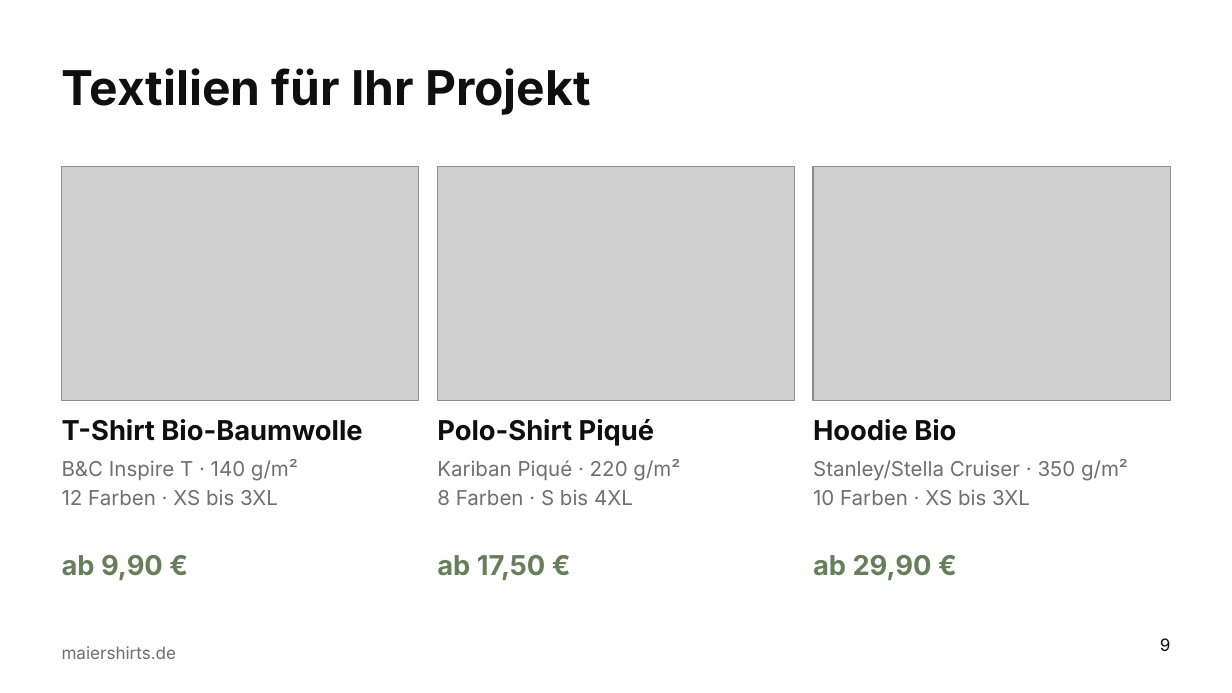
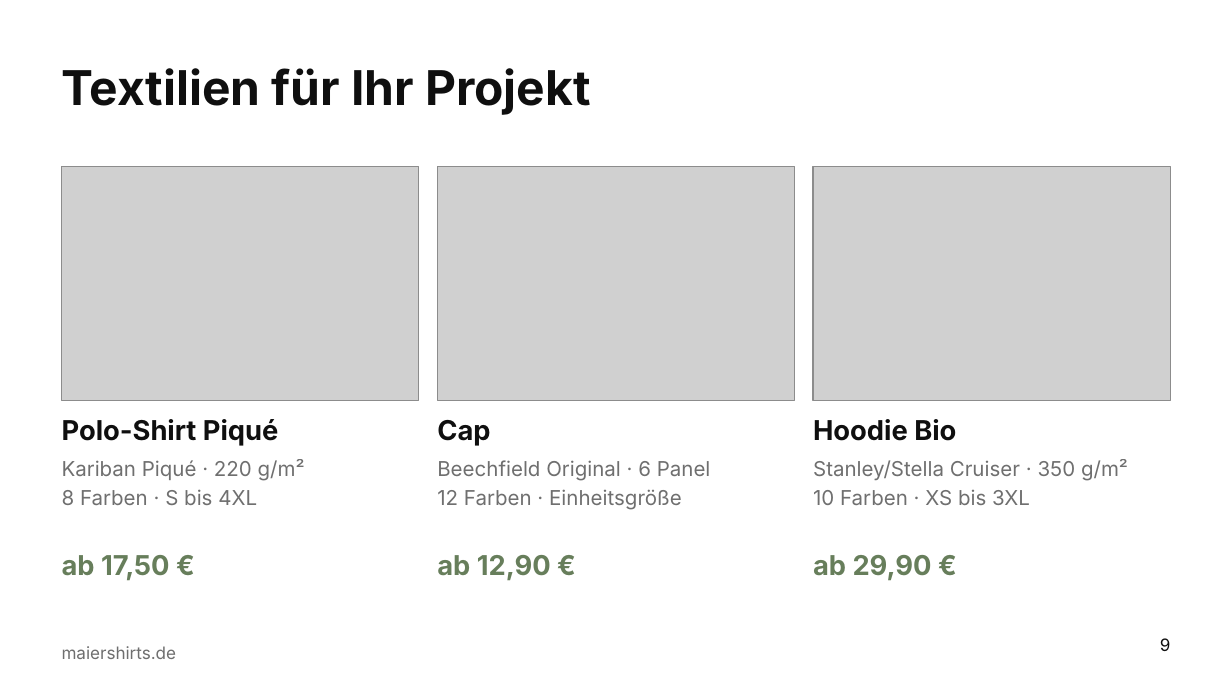
Before and after one commit to sm6161-eng/lexware-angebot-tool, a slide deck: slide 9 of presentation/dist/Maiershirts_Master.potx. Drawn at 1232x693 pixels with LibreOffice and Linux fonts; fonts in the diff are those of the drawing; grey boxes stand for pictures; background and template pictures are left out. Boxes give left, top, right and bottom in pixels: in the first picture for what was removed or moved away, otherwise in the second. Text is boxed around its words. In the diff, an @@ line names an element or a change of style, - is before the commit and + after.

```diff
--- a/presentation/dist/Maiershirts_Master.potx
+++ b/presentation/dist/Maiershirts_Master.potx
@@ text at bbox=[62, 419, 279, 446]: text changed @@
-T-Shirt Bio-Baumwolle
+Polo-Shirt Piqué
@@ text at bbox=[437, 420, 490, 446]: text changed @@
-Polo-Shirt Piqué
+Cap
@@ text at bbox=[62, 459, 305, 505]: text changed @@
-B&C Inspire T · 140 g/m²
-12 Farben · XS bis 3XL
+Kariban Piqué · 220 g/m²
+8 Farben · S bis 4XL
@@ text at bbox=[437, 460, 711, 510]: text changed @@
-Kariban Piqué · 220 g/m²
-8 Farben · S bis 4XL
+Beechfield Original · 6 Panel
+12 Farben · Einheitsgröße
@@ text at bbox=[62, 555, 170, 581]: text changed @@
-ab 9,90 €
+ab 17,50 €
@@ text at bbox=[437, 555, 551, 581]: text changed @@
-ab 17,50 €
+ab 12,90 €
```
Also in this commit, not shown: 1 other slide changed, 8 other files.
